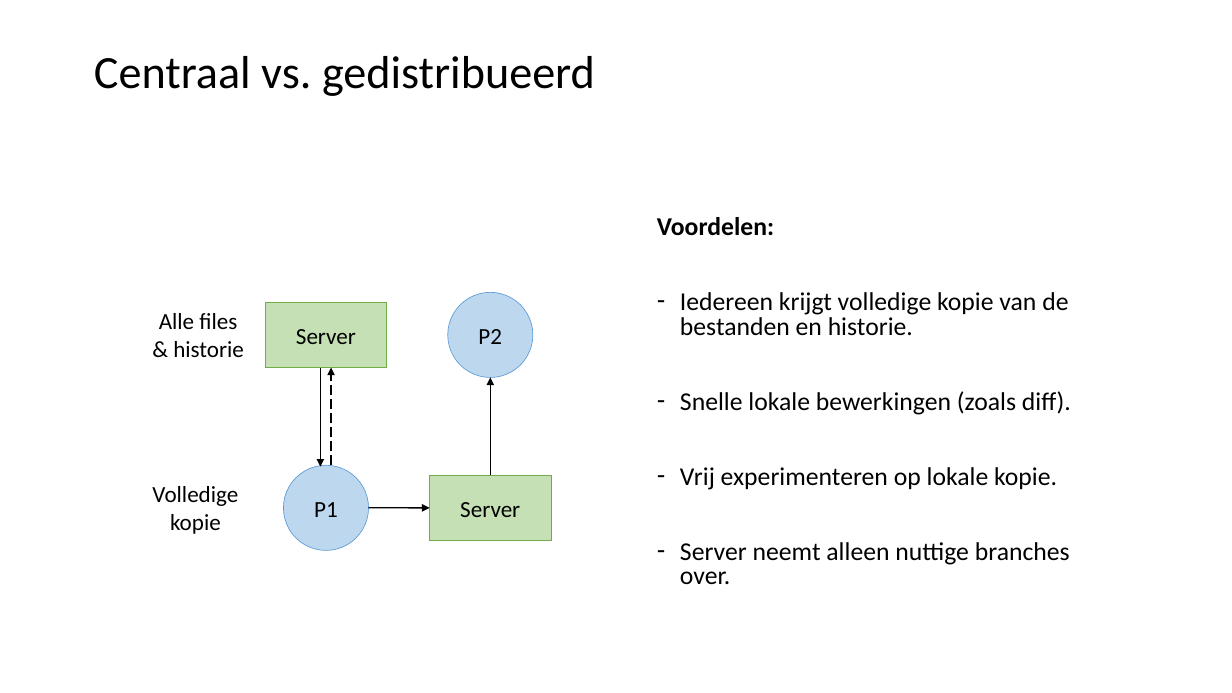
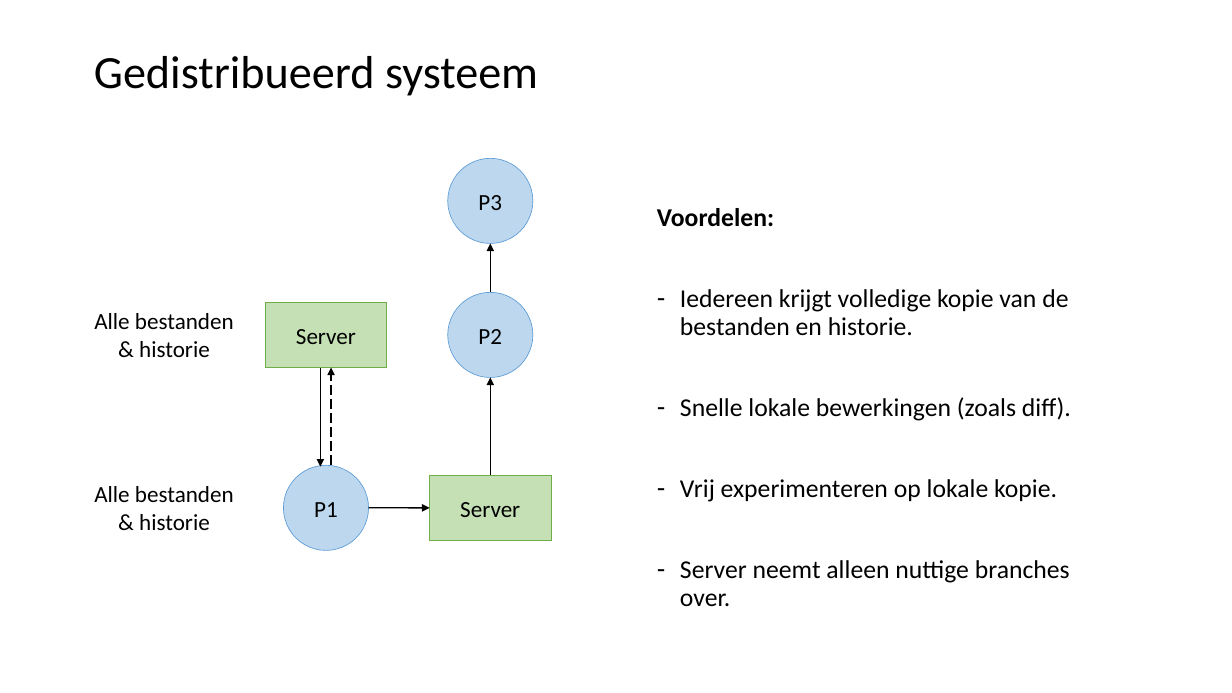
Before and after one commit to LFKoning/knowledge-sharing, a slide deck: slide 6 of git_course/2_collaboration/git_collaboration.pptx. Drawn at 1232x693 pixels with LibreOffice and Linux fonts; fonts in the diff are those of the drawing. Boxes give left, top, right and bottom in pixels: in the first picture for what was removed or moved away, otherwise in the second. Text is boxed around its words. In the diff, an @@ line names an element or a change of style, - is before the commit and + after.

```diff
--- a/git_course/2_collaboration/git_collaboration.pptx
+++ b/git_course/2_collaboration/git_collaboration.pptx
@@ title at [94, 56, 538, 96]: text changed @@
-Centraal vs. gedistribueerd
+Gedistribueerd systeem
@@ ellipse added at [448, 158, 533, 243], fill #BDD7EE, outline #5B9BD5 0.5 pt, 18 pt, text #000000 @@
+P3
@@ text "Voordelen:": place and size @@
-text "Voordelen:" at [657, 217, 1071, 584]
+text "Voordelen:" at [657, 208, 1071, 606]
@@ text "Voordelen:" at [657, 208, 1071, 606]: line spacing 0.8 to 0.9 @@
@@ arrow added from (491, 292) to (491, 244), #000000 1 pt @@
@@ text "Alle bestanden": place and size @@
-text "Alle bestanden" at [159, 313, 244, 357]
+text "Alle bestanden" at [94, 313, 234, 357]
@@ text at [94, 313, 234, 329]: text changed @@
-Alle files
+Alle bestanden
@@ text added at [94, 486, 234, 530], 18 pt, text #000000 @@
+Alle bestanden
+& historie
@@ text removed at [152, 486, 238, 534] @@
-Volledige
-kopie
```
Also in this commit, not shown: 48 other slides changed, 7 slides added, 4 slides removed, 2 other files.
